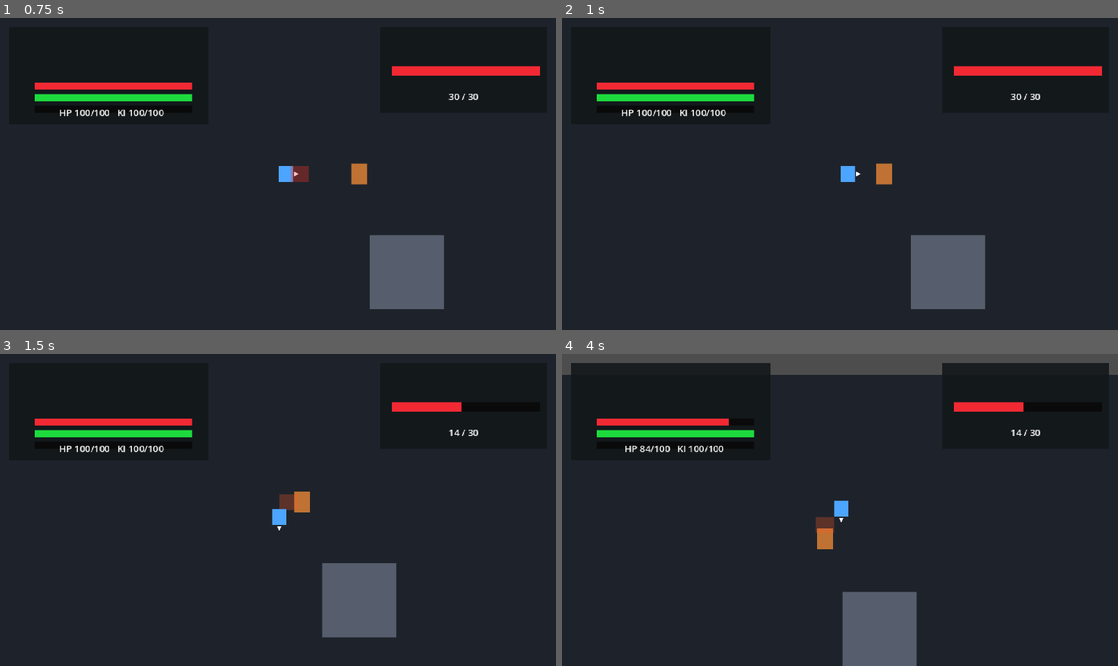
Above: before the commit, frames 1-4 (two rows, left to right).
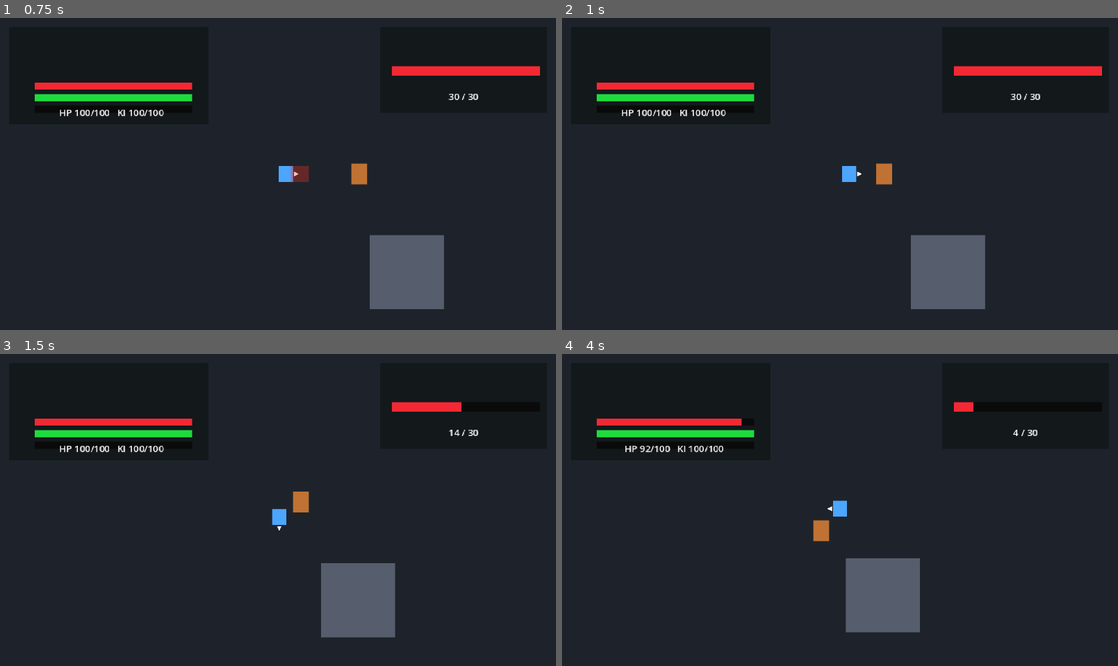
Above: after the commit, the same moments.

Repository: kikajima/dragonballsoullegacy
Game: Godot game, scene res://scenes/bootstrap/bootstrap.tscn
Same seed, same stepped clock (60 frames per second), same inputs: the game is played once before the commit and once after it.
Inputs:
- Up to frame 1 (0.75 s): hold D (move_right) from 0.53 s (still down); tap J (attack) at 0.6 s
- Up to frame 2 (1 s): keep holding D (move_right); tap I (kick) at 0.8 s
- Up to frame 3 (1.5 s): release D (move_right) at 1.28 s; hold S (move_down) from 1.28 s (still down); tap I (kick) at 1.35 s
- Up to frame 4 (4 s): tap J (attack) at 1.55, 2.1, 3.05 s; release S (move_down) at 2.03 s; hold D (move_right) 2.03-2.78 s; tap I (kick) at 2.3, 3.8 s; hold W (move_up) 2.78-3.53 s; tap Shift (block) at 2.85 s; hold A (move_left) from 3.53 s (still down); hold L (charge_ki) from 3.53 s (still down)

Frame 1 is identical in both runs. In frame 2, less than 0.1% of the frame differs, in the area x 50-54%, y 47-53%; in frame 3, 0.3%; in frame 4, 8.0%, in the area x 0-100%, y 0-100%.

Commit message:
balance: tune cadence between punch and kick transitions

Diff:
--- a/combat/melee/melee_combat_component.gd
+++ b/combat/melee/melee_combat_component.gd
@@ -12,16 +12,19 @@
 @export var damage: int = 10
 @export var hitbox_active_from: float = 0.11
 @export var hitbox_active_until: float = 0.29
-@export var combo_chain_from: float = 0.26
-@export var input_buffer_duration: float = 0.22
+@export var combo_chain_from: float = 0.27
+@export var input_buffer_duration: float = 0.30
 @export var attack_offset_distance: float = 12.0
 
 @export var kick_duration: float = 0.48
 @export var kick_damage: int = 16
 @export var kick_hitbox_active_from: float = 0.14
 @export var kick_hitbox_active_until: float = 0.34
-@export var kick_combo_chain_from: float = 0.31
+@export var kick_combo_chain_from: float = 0.34
 @export var kick_offset_distance: float = 15.0
+
+@export var punch_to_kick_chain_from: float = 0.34
+@export var kick_to_punch_chain_from: float = 0.40
 
 @export var attack_hitbox_path: NodePath
 
@@ -64,7 +67,7 @@
 	_buffered_kind = _sanitize_kind(attack_kind)
 	attack_buffered.emit()
 
-	if _elapsed >= _get_combo_chain_from():
+	if _elapsed >= _get_combo_chain_from(_buffered_kind):
 		_consume_buffered_attack()
 
 	return true
@@ -80,7 +83,7 @@
 
 		if _buffer_time_left <= 0.0:
 			_clear_buffer()
-		elif _elapsed >= _get_combo_chain_from():
+		elif _elapsed >= _get_combo_chain_from(_buffered_kind):
 			_consume_buffered_attack()
 			return
 
@@ -181,7 +184,15 @@
 		else hitbox_active_until
 	)
 
-func _get_combo_chain_from() -> float:
+func _get_combo_chain_from(next_kind: StringName) -> float:
+	var safe_next_kind := _sanitize_kind(next_kind)
+
+	if _current_kind == ATTACK_PUNCH and safe_next_kind == ATTACK_KICK:
+		return punch_to_kick_chain_from
+
+	if _current_kind == ATTACK_KICK and safe_next_kind == ATTACK_PUNCH:
+		return kick_to_punch_chain_from
+
 	return (
 		kick_combo_chain_from
 		if _current_kind == ATTACK_KICK
